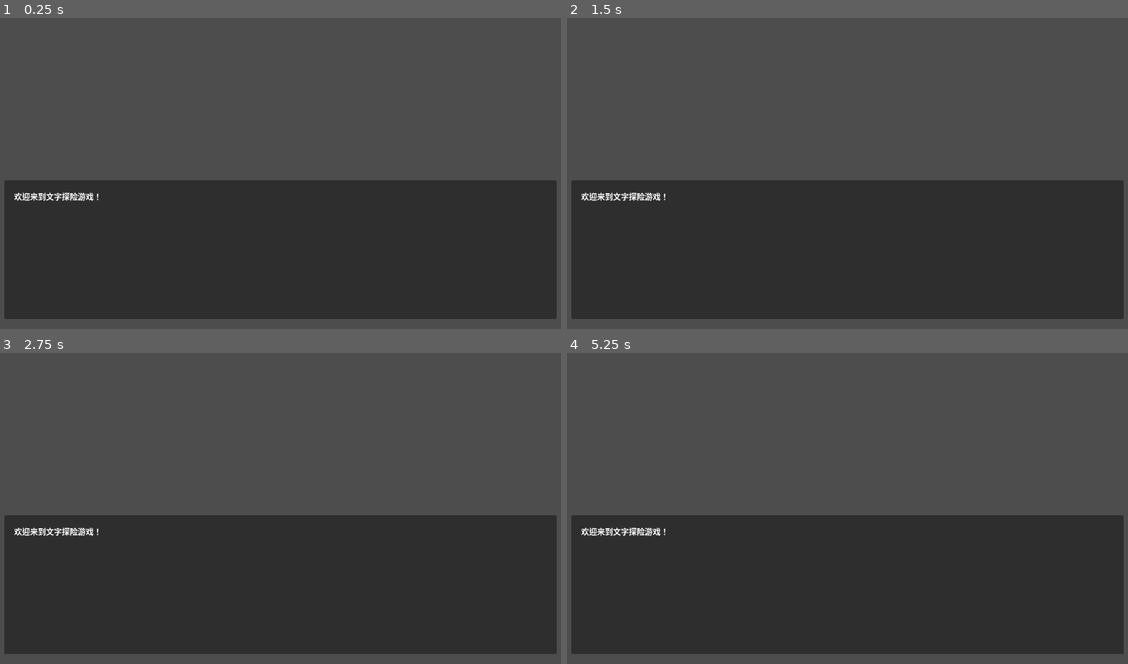
Above: before the commit, frames 1-4 (two rows, left to right).
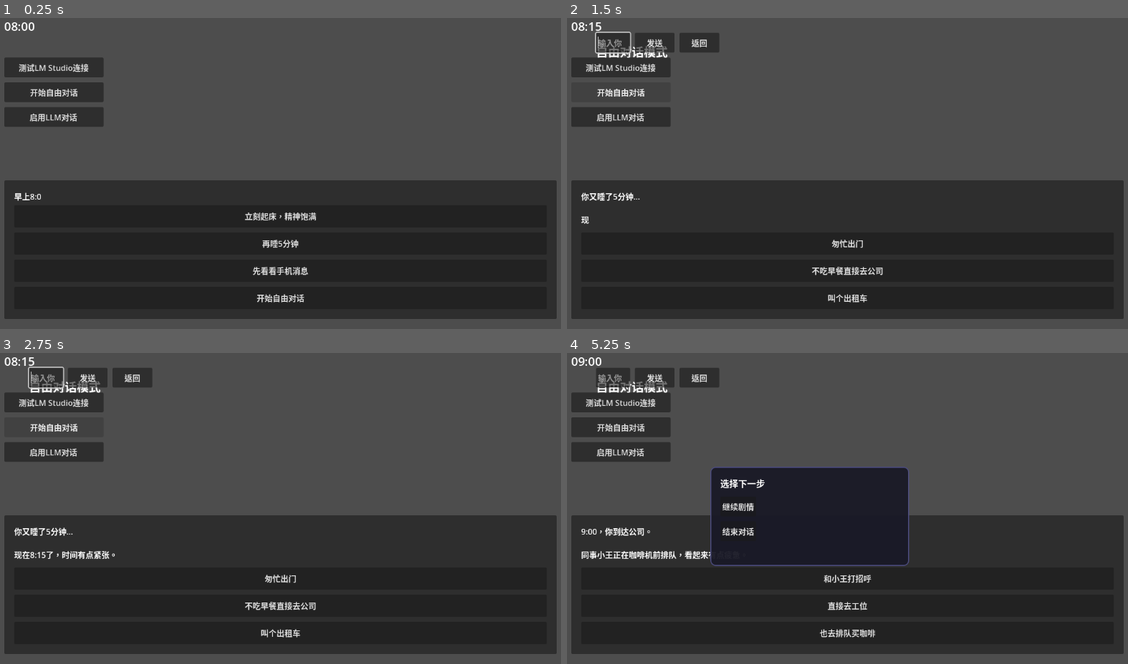
Above: after the commit, the same moments.

Repository: Garena544/godot_game_test
Game: Godot game, scene res://scenes/Main.tscn
Same seed, same stepped clock (60 frames per second), same inputs: the game is played once before the commit and once after it.
Inputs (mouse positions are in pixels of both pictures, inside the frame that each line leads up to):
- Up to frame 1 (0.25 s): no input
- Up to frame 2 (1.5 s): click (847, 245) at 0.5 s, where only the run after the commit has a clickable "再睡5分钟"; click (623, 92) at 1.25 s, where only the run after the commit has a clickable "开始自由对话"
- Up to frame 3 (2.75 s): click (56, 427) at 2 s, where only the run after the commit has a clickable "开始自由对话"
- Up to frame 4 (5.25 s): click (847, 580) at 2.75 s, where only the run after the commit has a clickable "匆忙出门"; click (847, 580) at 3.5 s, where only the run after the commit has a clickable "和小王打招呼"; click (679, 402) at 4.25 s, where only the run after the commit has a clickable "发送"; click (724, 402) at 5 s, where only the run after the commit has a clickable "返回"

The runs differ from the first frame. In frame 1, 4.1% of the frame differs, in the area x 0-57%, y 1-92%; in frame 2, 4.3%; in frame 3, 4.6%; in frame 4, 11%, in the area x 0-62%, y 1-92%.
Error before the commit: Parse Error: Identifier "_on_npc_message_submitted" not declared in the current scope. (res://scripts/UIManager.gd:263)

Commit message:
修复缺失的NPC对话处理函数

Diff:
--- a/scripts/UIManager.gd
+++ b/scripts/UIManager.gd
@@ -541,6 +541,46 @@
 	add_ai_message(response)
 
 	print("=== UI管理器显示AI回复结束 ===")
+
+func show_npc_ai_response(response: String):
+	"""显示NPC对话的AI回复"""
+	print("显示NPC对话AI回复: ", response)
+	add_npc_ai_message(response)
+
+func _on_npc_message_submitted(text: String):
+	"""处理NPC对话消息提交"""
+	if text.strip_edges() != "":
+		send_npc_message(text)
+
+func _on_npc_send_button_pressed():
+	"""处理NPC对话发送按钮点击"""
+	var text = npc_message_input.text.strip_edges()
+	if text != "":
+		send_npc_message(text)
+
+func _on_npc_back_button_pressed():
+	"""处理NPC对话返回按钮点击"""
+	hide_npc_dialogue()
+
+	# 显示剧情选择
+	show_story_choices()
+
+func send_npc_message(message: String):
+	"""发送NPC对话消息"""
+	print("发送NPC对话消息: ", message)
+
+	# 添加用户消息到界面
+	add_npc_user_message(message)
+
+	# 清空输入框
+	npc_message_input.text = ""
+
+	# 发送消息到AI
+	var dialogue_manager = get_parent().get_node("DialogueManager")
+	dialogue_manager.send_message_to_ai(message)
+
+	# 发出信号
+	message_sent.emit(message)
 
 func create_background():
 	"""创建背景图片"""
